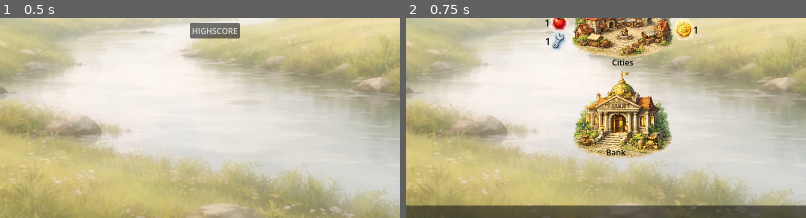
Above: before the commit, frames 1-2 (left to right).
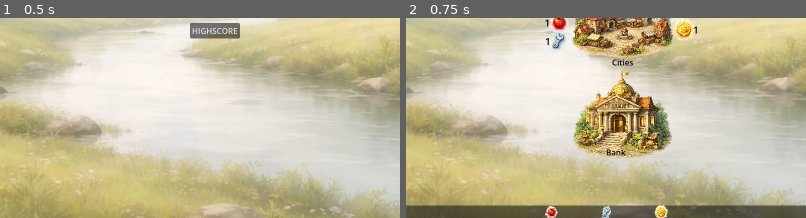
Above: after the commit, the same moments.

Repository: Indept-Studios/Don-t-Crash-The-Market
Game: Godot game, scene res://scenes/main_menu.tscn
Same seed, same stepped clock (60 frames per second), same inputs: the game is played once before the commit and once after it.
Inputs:
- Up to frame 1 (0.5 s): no input
- Up to frame 2 (0.75 s): click "NEW GAME" at 0.5 s
The pictures show only the part of the screen within x 23-73%, y 50-100%; the shares and areas given below are measured in that part.

Frame 1 is identical in both runs. In frame 2, 0.5% of the frame differs, in the area x 34-66%, y 93-100%.
Error in both runs: Invalid access to property or key 'RESOURCE_FOOD' on a base object of type 'Nil'. (res://scripts/game.gd:11)

Commit message:
UI: align resource icons correctly in container

Diff:
--- a/scenes/ui.tscn
+++ b/scenes/ui.tscn
@@ -1,6 +1,9 @@
 [gd_scene format=3 uid="uid://dwa476dgw4gxs"]
 
 [ext_resource type="Script" uid="uid://c5cauxiqtwyk3" path="res://scripts/ui.gd" id="1_nt7q6"]
+[ext_resource type="Texture2D" uid="uid://n7x4weyjv02c" path="res://assets/art/apple.png" id="2_gdt2y"]
+[ext_resource type="Texture2D" uid="uid://csoy3iel4swxr" path="res://assets/art/tool.png" id="3_wm3ai"]
+[ext_resource type="Texture2D" uid="uid://cb8kivhetci4v" path="res://assets/art/money.png" id="4_8dubc"]
 
 [node name="UI" type="CanvasLayer" unique_id=650135114]
 layer = 0
@@ -33,20 +36,64 @@
 anchor_bottom = 1.0
 grow_horizontal = 2
 grow_vertical = 2
+theme_override_constants/separation = 20
+alignment = 1
 
-[node name="Food" type="Label" parent="Panel/HBoxContainer" unique_id=2122785858]
+[node name="HBoxContainer_food" type="HBoxContainer" parent="Panel/HBoxContainer" unique_id=33982405]
+layout_mode = 2
+theme_override_constants/separation = 8
+alignment = 1
+
+[node name="TextureRect" type="TextureRect" parent="Panel/HBoxContainer/HBoxContainer_food" unique_id=1206041854]
+custom_minimum_size = Vector2(32, 32)
+layout_mode = 2
+size_flags_horizontal = 10
+texture = ExtResource("2_gdt2y")
+expand_mode = 1
+stretch_mode = 5
+
+[node name="Food" type="Label" parent="Panel/HBoxContainer/HBoxContainer_food" unique_id=2122785858]
+custom_minimum_size = Vector2(50, 0)
 layout_mode = 2
 size_flags_horizontal = 3
 horizontal_alignment = 1
 vertical_alignment = 1
 
-[node name="Tools" type="Label" parent="Panel/HBoxContainer" unique_id=1577008248]
+[node name="HBoxContainer_tools" type="HBoxContainer" parent="Panel/HBoxContainer" unique_id=1246481476]
+layout_mode = 2
+theme_override_constants/separation = 8
+alignment = 1
+
+[node name="TextureRect" type="TextureRect" parent="Panel/HBoxContainer/HBoxContainer_tools" unique_id=1074875483]
+custom_minimum_size = Vector2(32, 32)
+layout_mode = 2
+size_flags_horizontal = 10
+texture = ExtResource("3_wm3ai")
+expand_mode = 1
+stretch_mode = 5
+
+[node name="Tools" type="Label" parent="Panel/HBoxContainer/HBoxContainer_tools" unique_id=1577008248]
+custom_minimum_size = Vector2(50, 0)
 layout_mode = 2
 size_flags_horizontal = 3
 horizontal_alignment = 1
 vertical_alignment = 1
 
-[node name="Money" type="Label" parent="Panel/HBoxContainer" unique_id=1150899215]
+[node name="HBoxContainer_money" type="HBoxContainer" parent="Panel/HBoxContainer" unique_id=705064747]
+layout_mode = 2
+theme_override_constants/separation = 8
+alignment = 1
+
+[node name="TextureRect" type="TextureRect" parent="Panel/HBoxContainer/HBoxContainer_money" unique_id=860067894]
+custom_minimum_size = Vector2(32, 32)
+layout_mode = 2
+size_flags_horizontal = 10
+texture = ExtResource("4_8dubc")
+expand_mode = 1
+stretch_mode = 5
+
+[node name="Money" type="Label" parent="Panel/HBoxContainer/HBoxContainer_money" unique_id=1150899215]
+custom_minimum_size = Vector2(50, 0)
 layout_mode = 2
 size_flags_horizontal = 3
 horizontal_alignment = 1
--- a/scripts/ui.gd
+++ b/scripts/ui.gd
@@ -2,9 +2,9 @@
 
 @onready var game = get_parent()
 
-@onready var food = $Panel/HBoxContainer/Food
-@onready var tools = $Panel/HBoxContainer/Tools
-@onready var money = $Panel/HBoxContainer/Money
+@onready var food = $Panel/HBoxContainer/HBoxContainer_food/Food
+@onready var tools = $Panel/HBoxContainer/HBoxContainer_tools/Tools
+@onready var money = $Panel/HBoxContainer/HBoxContainer_money/Money
 
 @onready var farms_count = $"../Buildings/Farms/Name"
 @onready var factories_count = $"../Buildings/Factories/Name"
@@ -42,9 +42,9 @@
 	card_selected.emit(card)
 
 func update_resources(stock: Dictionary) -> void:
-	food.text = "FOOD: %d" % stock[Constants.RESOURCE_FOOD]
-	tools.text = "TOOLS: %d" % stock[Constants.RESOURCE_TOOLS]
-	money.text = "MONEY: %d" % stock[Constants.RESOURCE_MONEY]
+	food.text = "%d" % stock[Constants.RESOURCE_FOOD]
+	tools.text = "%d" % stock[Constants.RESOURCE_TOOLS]
+	money.text = "%d" % stock[Constants.RESOURCE_MONEY]
 
 func update_buildings(buildings: Dictionary) -> void:
 	if buildings != null:
Binary file added: assets/art/Logo.png
Binary file added: overview_1.png
Binary file added: overview_2.png
